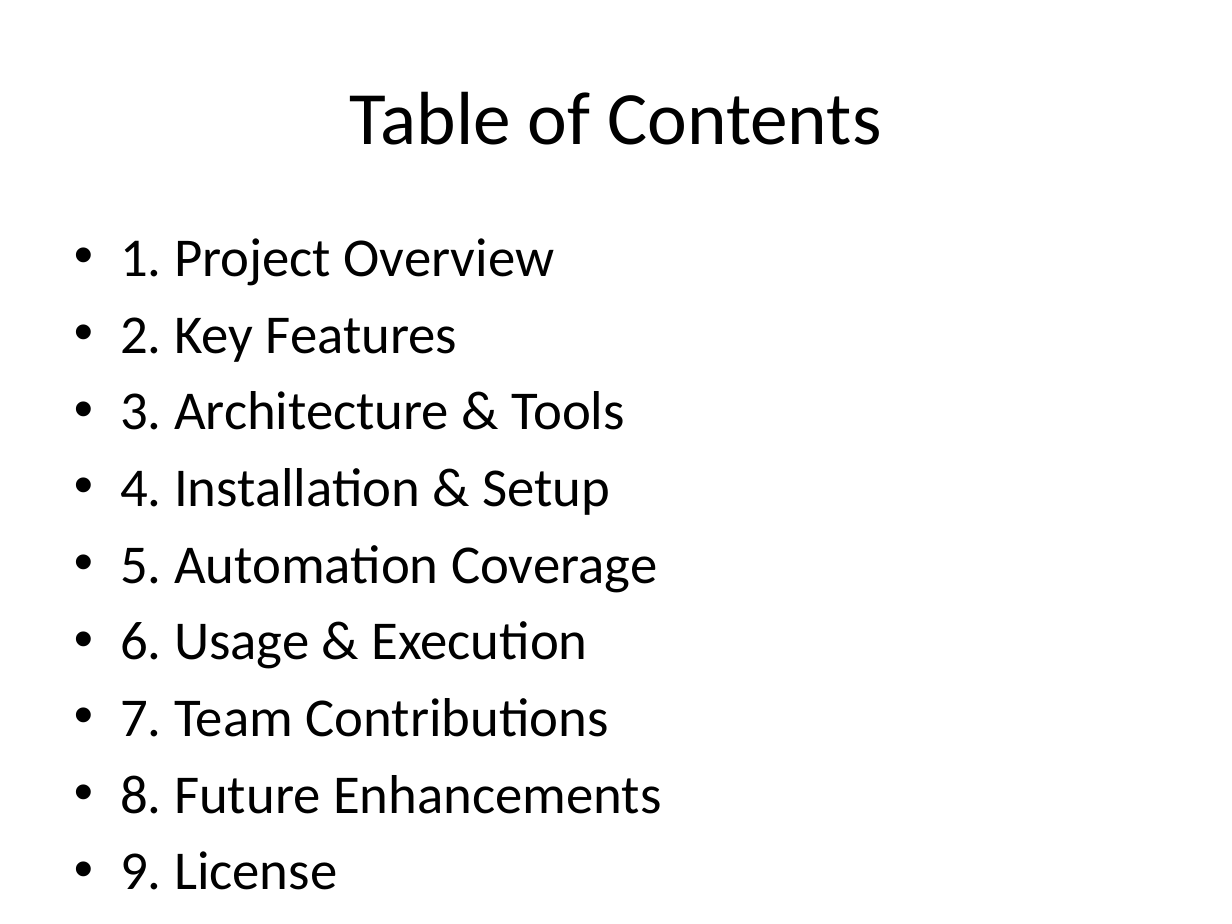
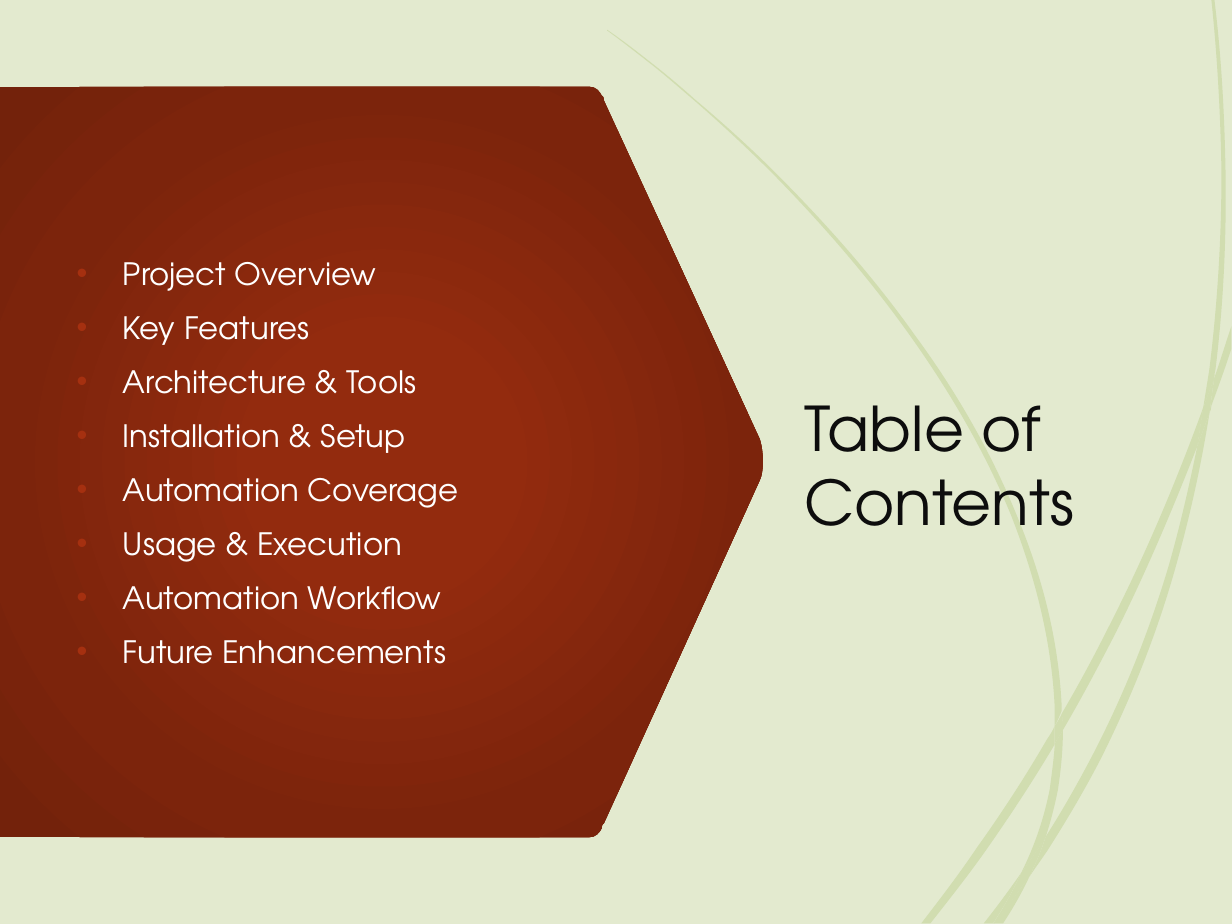
Before and after one commit to salmasayed372002/WEB-AUTOMATION-, a slide deck: slide 2 of AwesomeQa_Automation_Presentation.pptx. Drawn at 1232x924 pixels with LibreOffice and Linux fonts; fonts in the diff are those of the drawing. Boxes give left, top, right and bottom in pixels: in the first picture for what was removed or moved away, otherwise in the second. Text is boxed around its words. In the diff, an @@ line names an element or a change of style, - is before the commit and + after.

```diff
--- a/AwesomeQa_Automation_Presentation.pptx
+++ b/AwesomeQa_Automation_Presentation.pptx
@@ background #FFFFFF to #000000 @@
@@ rectangle added at (0,0,25,924), fill #E3EACF @@
@@ rectangle added at (0,0,1232,924), fill #E3EACF @@
@@ freeform shape added at (0,86,764,837), fill gradient #932B0E to #7C240C to #73220B @@
@@ freeform shape added at (0,96,184,165), fill #A53010 @@
@@ text "Project Overview" at (123,262,459,664): vertical alignment top to middle @@
@@ title "Table of Contents": place and size @@
-title "Table of Contents" at (350,91,881,145)
+title "Table of Contents" at (805,405,1075,526)
@@ title "Table of Contents" at (805,405,1075,526): size 44 to 36 pt, font Calibri to TeX Gyre Adventor, text colour #000000 to #0D0D0D; alignment centre to left @@
@@ text at (123,262,459,664): text changed; size 32 to 18 pt; font Calibri to TeX Gyre Adventor; text colour #000000 to #FFFFFF @@
-• 1. Project Overview
-• 2. Key Features
-• 3. Architecture & Tools
-• 4. Installation & Setup
-• 5. Automation Coverage
-• 6. Usage & Execution
-• 7. Team Contributions
-• 8. Future Enhancements
-• 9. License
+• Project Overview
+• Key Features
+• Architecture & Tools
+• Installation & Setup
+• Automation Coverage
+• Usage & Execution
+• Automation Workflow
+• Future Enhancements
@@ group added at (607,0,1232,923): 12 freeform shapes @@
@@ group added at (0,347,132,924): 5 freeform shapes @@
@@ group added at (2,0,160,924): 5 freeform shapes @@
```
Also in this commit, not shown: 7 other slides changed, 5 slides added, 4 slides removed, 3 other files.
